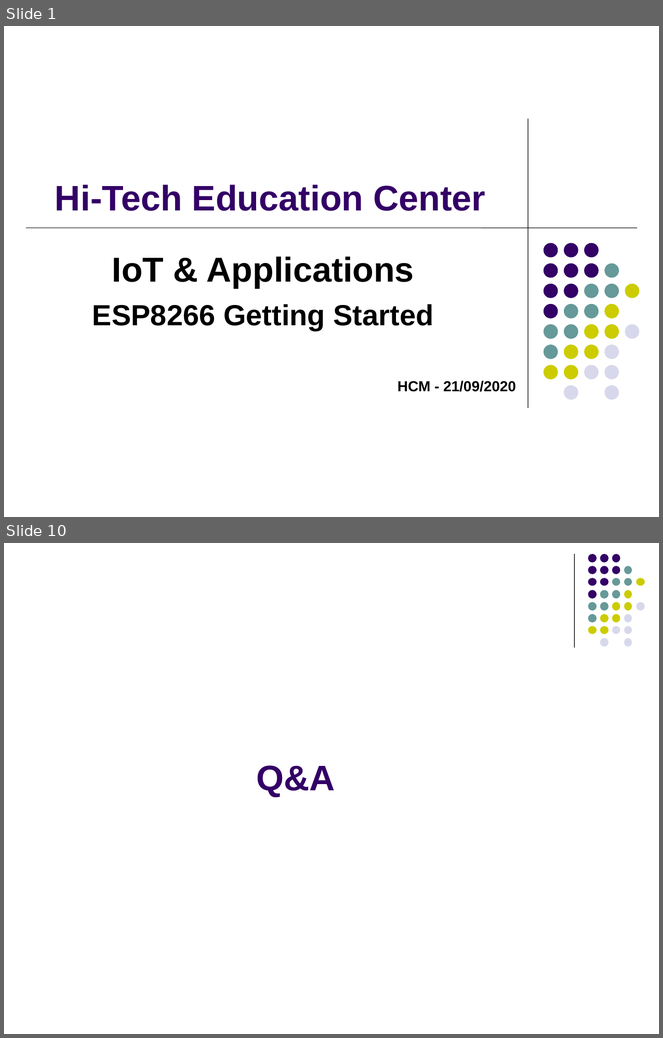
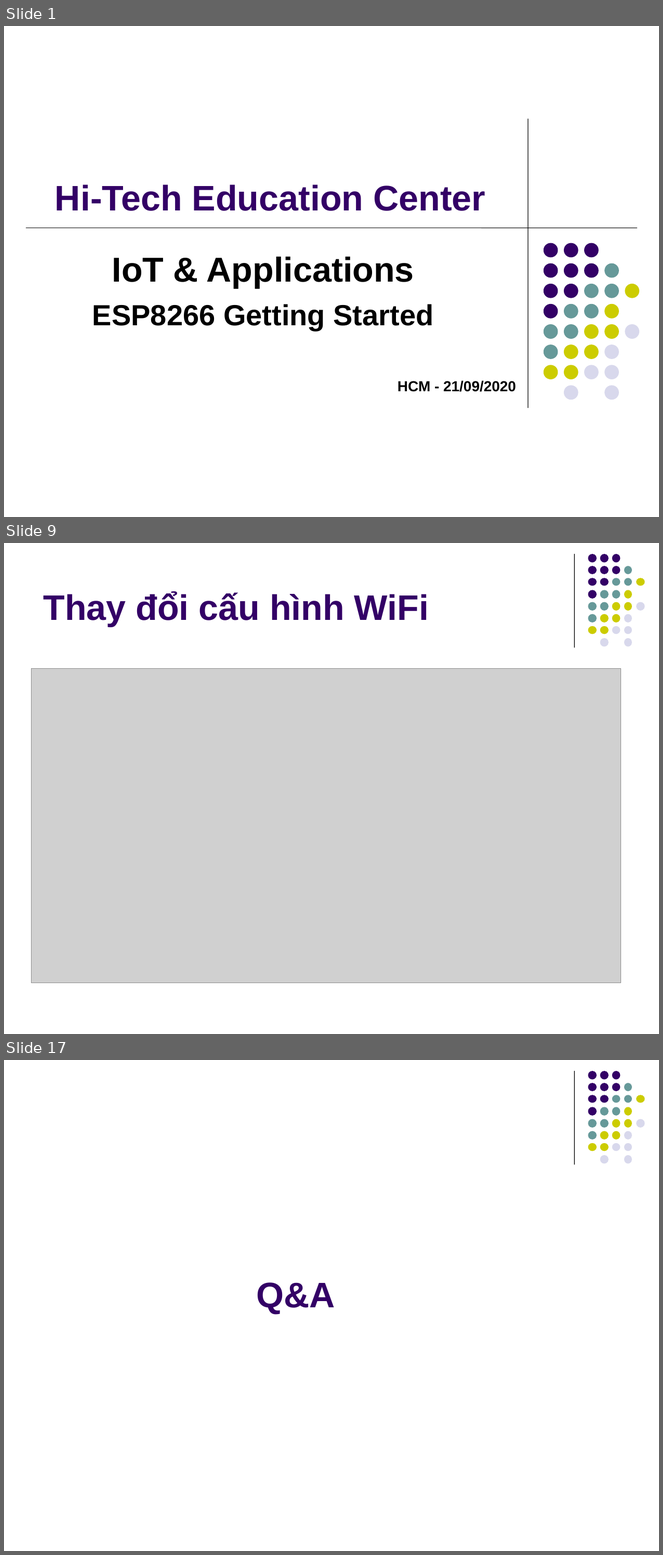
Before and after one commit to kmtekvn/hi-tech, a slide deck: 01.slides/Buoi 2 - ESP8266 Basic/02 - Giao tiếp ESP8266.ppt. Shown one above the other, each under a label of ours: slides 1 and 10 before the commit, slides 1, 9 and 17 after it; the slides between them are not shown. The pictures are 663x1038 and 663x1555 pixels, drawn with LibreOffice and Linux fonts; fonts in the diff are those of the drawing; grey boxes stand for pictures. Boxes give left, top, right and bottom in pixels: in the first picture for what was removed or moved away, otherwise in the second. Text is boxed around its words. In the diff, an @@ line names an element or a change of style, - is before the commit and + after.

```diff
--- a/01.slides/Buoi 2 - ESP8266 Basic/02 - Giao tiếp ESP8266.ppt
+++ b/01.slides/Buoi 2 - ESP8266 Basic/02 - Giao tiếp ESP8266.ppt
@@ slide 9 added at (4,543,659,1034), background #FFFFFF; not listed: 32 template elements that a slide beside it also shows @@
@@ title added at (44,591,429,626), 39 pt, text #330066, bold @@
+Thay đổi cấu hình WiFi
@@ picture added at (32,669,621,983) @@
@@ what was slide 10 is now slide 17 @@
```
Also in this commit, not shown: 2 slides changed, 12 other slides added, 6 slides removed, 3 other files.
